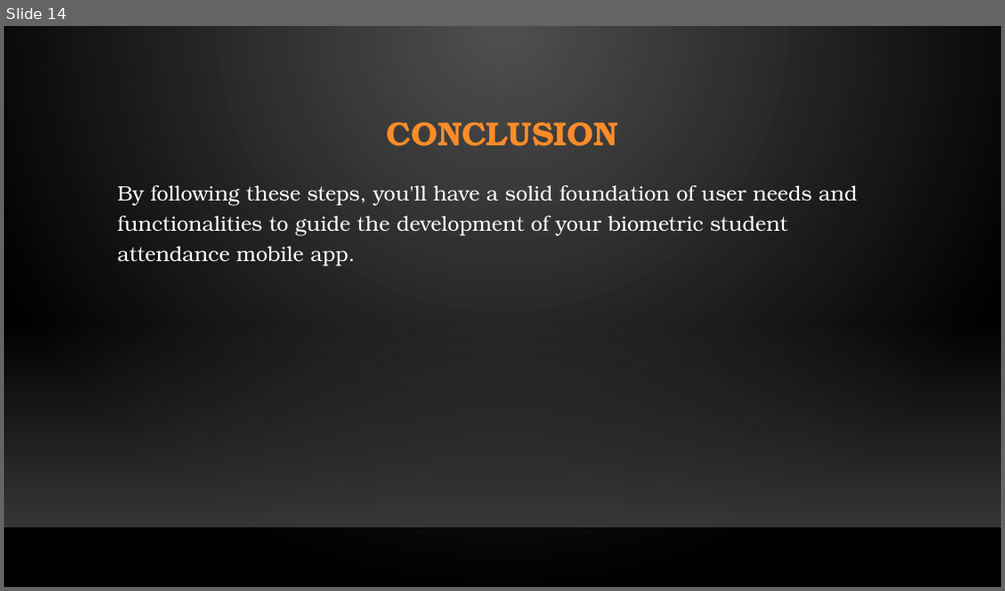
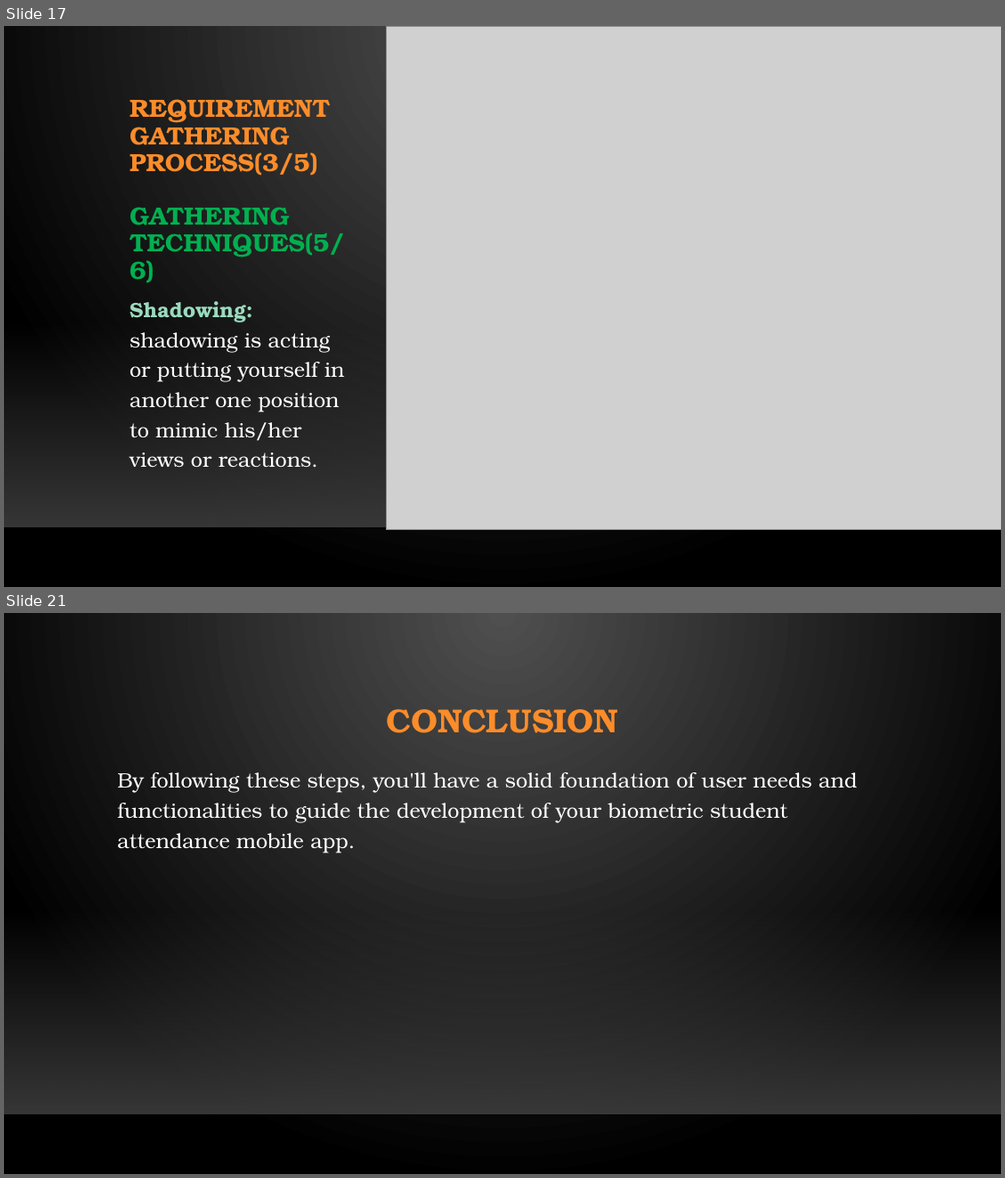
Before and after one commit to N-Jerry/Group11, a slide deck: CEF440_task[2]Group11.pptx. Shown one above the other, each under a label of ours: slide 14 before the commit, slides 17 and 21 after it; the slides between them are not shown. The pictures are 1005x591 and 1005x1178 pixels, drawn with LibreOffice and Linux fonts; fonts in the diff are those of the drawing; grey boxes stand for pictures; background and template pictures are left out. Boxes give left, top, right and bottom in pixels: in the first picture for what was removed or moved away, otherwise in the second. Text is boxed around its words. In the diff, an @@ line names an element or a change of style, - is before the commit and + after.

```diff
--- a/CEF440_task[2]Group11.pptx
+++ b/CEF440_task[2]Group11.pptx
@@ slide 17 added at box(4, 26, 1001, 587), background gradient #505050 to #000000; not listed: 2 template elements that a slide beside it also shows @@
@@ picture added at box(386, 26, 1001, 530) @@
@@ title added at box(129, 99, 344, 282), 24 pt, text #FB8C29, bold @@
+REQUIREMENT GATHERING PROCESS(3/5)
+GATHERING TECHNIQUES(5/6)
@@ text added at box(129, 301, 344, 467), 20 pt, text #FFFFFF @@
+Shadowing: shadowing is acting or putting yourself in another one position to mimic his/her views or reactions.
@@ what was slide 14 is now slide 21 @@
```
Also in this commit, not shown: 6 slides changed, 10 other slides added, 4 slides removed.
